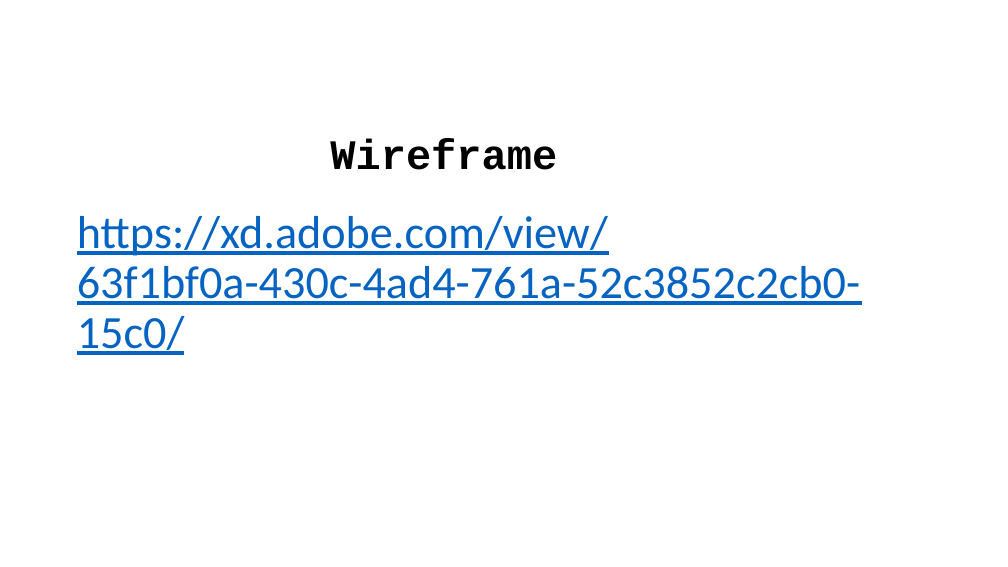
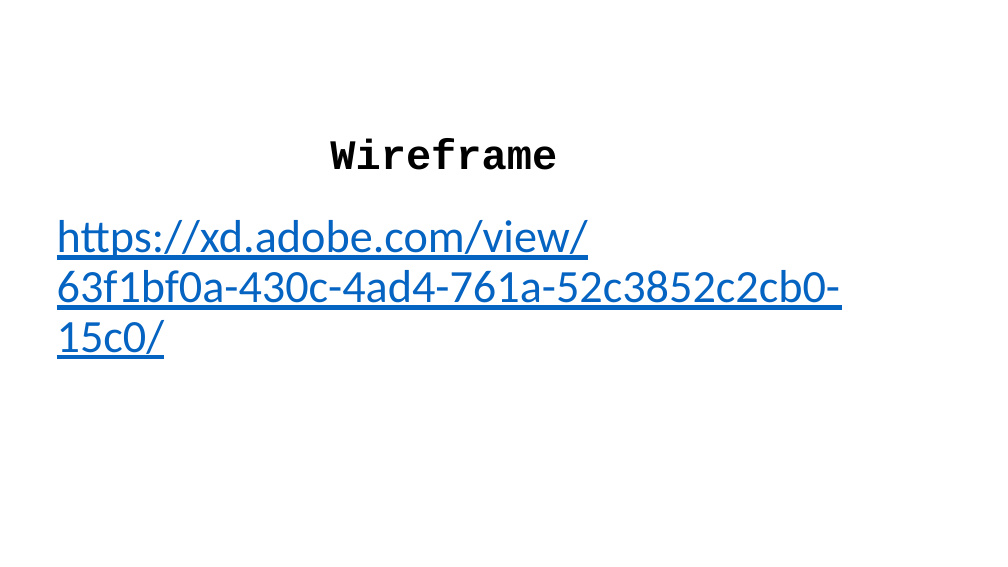
Before and after one commit to KaloAleksiev/media-bazaar, a slide deck: slide 3 of wireframe and design.pptx. Drawn at 1008x567 pixels with LibreOffice and Linux fonts; fonts in the diff are those of the drawing. Boxes give left, top, right and bottom in pixels: in the first picture for what was removed or moved away, otherwise in the second. Text is boxed around its words. In the diff, an @@ line names an element or a change of style, - is before the commit and + after.

```diff
--- a/wireframe and design.pptx
+++ b/wireframe and design.pptx
@@ title "https://xd.adobe.com/view/63f1bf0a-430c-4ad4-761a-52c3852c2c ...": place and size @@
-title "https://xd.adobe.com/view/63f1bf0a-430c-4ad4-761a-52c3852c2c ..." at (77,216,860,355)
+title "https://xd.adobe.com/view/63f1bf0a-430c-4ad4-761a-52c3852c2c ..." at (57,220,840,359)
```
Also in this commit, not shown: 1 slide added, 1 slide removed, 13 other files.
